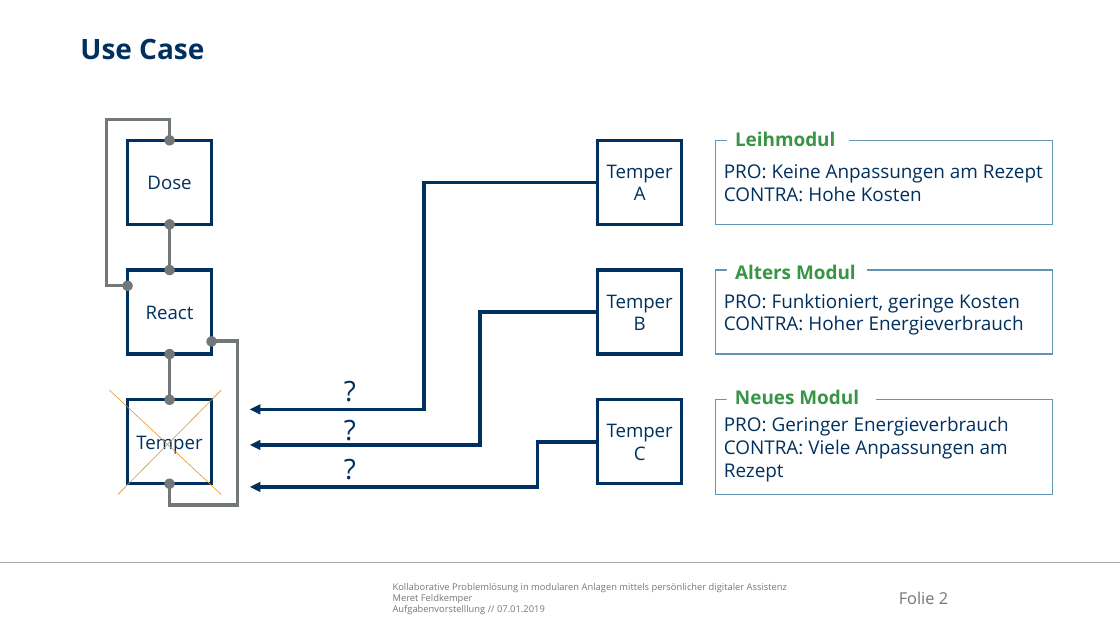
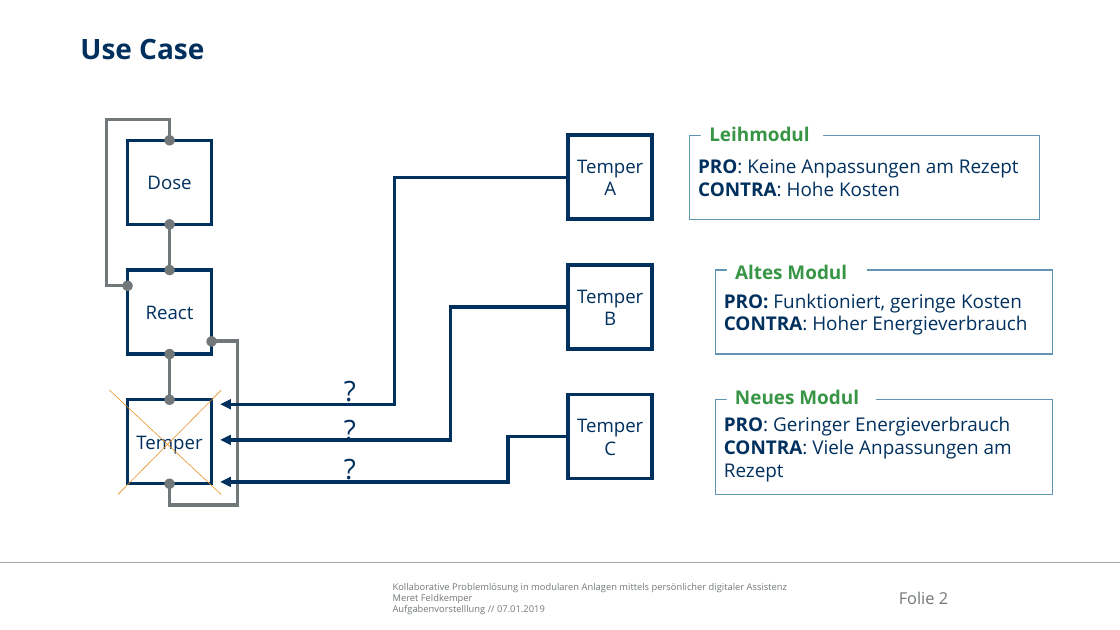
Before and after one commit to Ral3007/Diplomarbeit, a slide deck: slide 2 of Dokumente/Präsentationen/2019-01-24_DA_Feldkemper_Treffen_Krzywinski.pptx. Drawn at 1120x630 pixels with LibreOffice and Linux fonts; fonts in the diff are those of the drawing; background and template pictures are left out. Boxes give left, top, right and bottom in pixels: in the first picture for what was removed or moved away, otherwise in the second. Text is boxed around its words. In the diff, an @@ line names an element or a change of style, - is before the commit and + after.

```diff
--- a/Dokumente/Präsentationen/2019-01-24_DA_Feldkemper_Treffen_Krzywinski.pptx
+++ b/Dokumente/Präsentationen/2019-01-24_DA_Feldkemper_Treffen_Krzywinski.pptx
@@ text "Leihmodul": place and size @@
-text "Leihmodul" at [735, 131, 835, 146]
+text "Leihmodul" at [709, 126, 809, 141]
@@ bold on in "PRO:", "CONTRA:" in 3 elements at [716, 271, 1053, 355], [716, 400, 1053, 495], [690, 135, 1039, 219] @@
@@ rectangle "PRO: Keine Anpassungen am Rezept": place and size @@
-rectangle "PRO: Keine Anpassungen am Rezept" at [716, 140, 1053, 224]
+rectangle "PRO: Keine Anpassungen am Rezept" at [690, 135, 1039, 219]
@@ text at [735, 264, 847, 279]: text changed @@
-Alters Modul
+Altes Modul
@@ 3 rectangles, 3 elbow arrows: place and size @@
-3 rectangles, 3 elbow arrows at [250, 140, 682, 487]
+3 rectangles, 3 elbow arrows at [220, 135, 653, 482]
```
Also in this commit, not shown: 3 other files.
